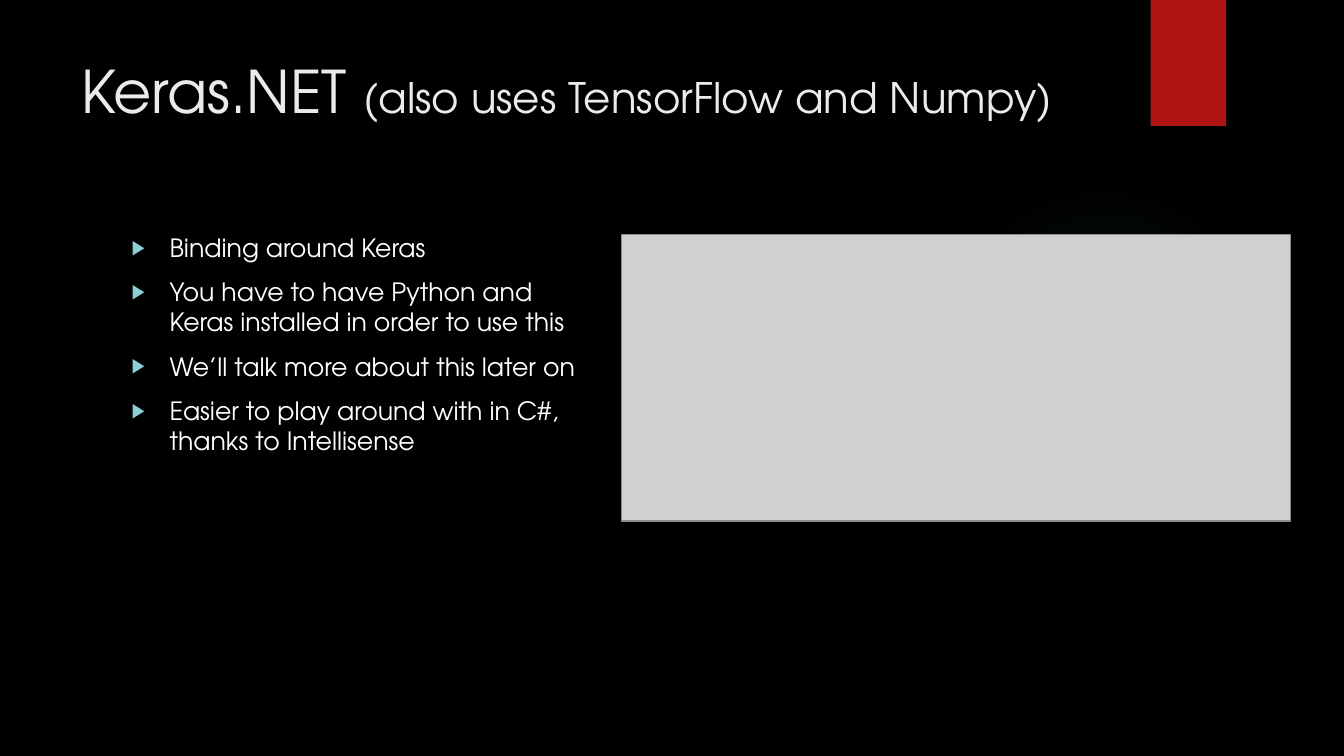
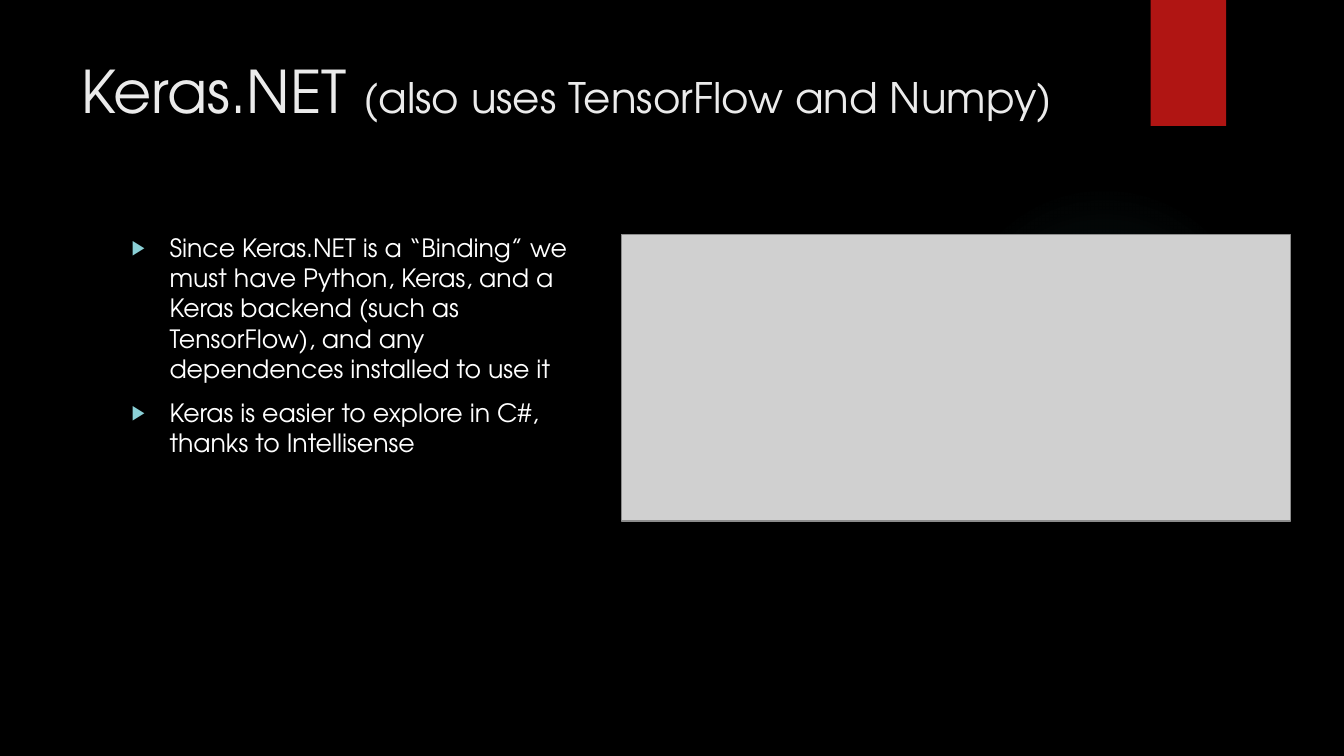
Before and after one commit to korz/ml-in-csharp, a slide deck: slide 21 of Slides.pptx (slide 10 before the commit). Drawn at 1344x756 pixels with LibreOffice and Linux fonts; fonts in the diff are those of the drawing; grey boxes stand for pictures; background and template pictures are left out. Boxes give left, top, right and bottom in pixels: in the first picture for what was removed or moved away, otherwise in the second. Text is boxed around its words. In the diff, an @@ line names an element or a change of style, - is before the commit and + after.

```diff
--- a/Slides.pptx
+++ b/Slides.pptx
@@ text at [170,238,567,453]: text changed @@
-▶ Binding around Keras
-▶ You have to have Python and Keras installed in order to use this
-▶ We’ll talk more about this later on
-▶ Easier to play around with in C#, thanks to Intellisense
+▶ Since Keras.NET is a “Binding” we must have Python, Keras, and a Keras backend (such as TensorFlow), and any dependences installed to use it
+▶ Keras is easier to explore in C#, thanks to Intellisense
```
Also in this commit, not shown: 18 other slides changed, 16 slides added, 9 slides removed, 4 other files.
